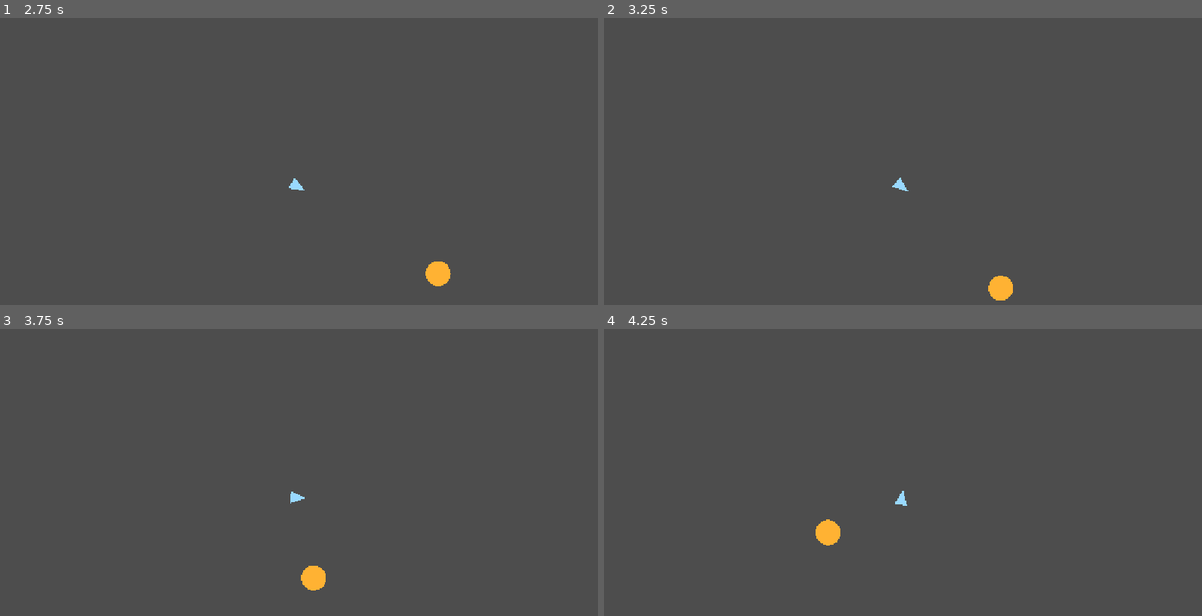
Above: before the commit, frames 1-4 (two rows, left to right).
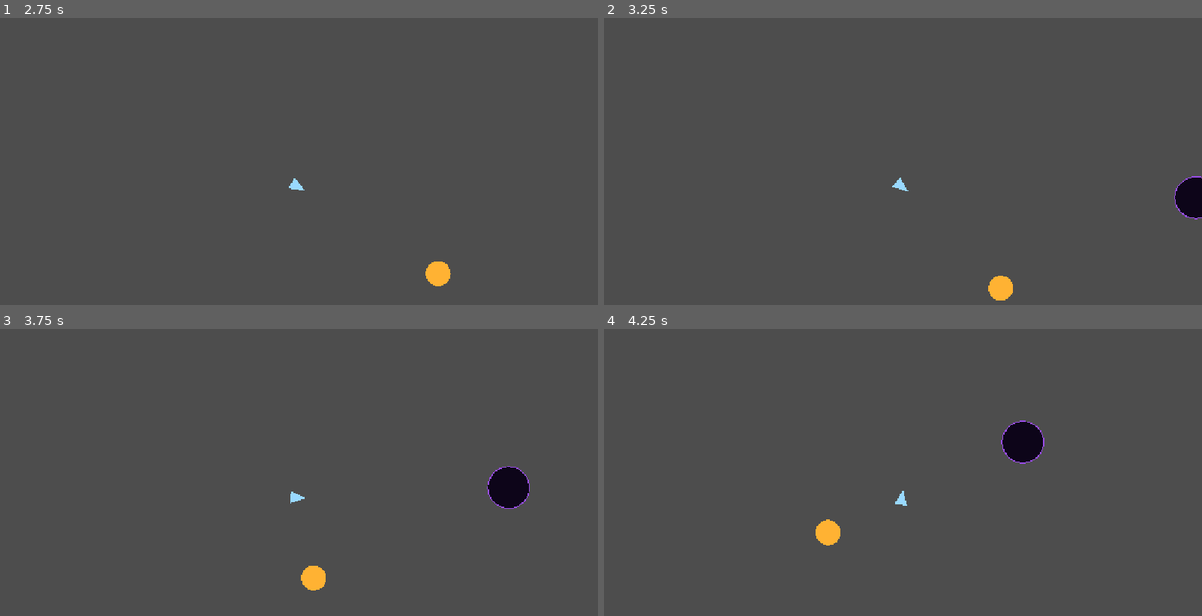
Above: after the commit, the same moments.

Repository: RJRandell79/gravity
Game: Godot game, scene res://main.tscn
The game is run twice, just before and just after one commit, with the same random seed, the same clock (stepped at 60 frames per second) and the same inputs.
Inputs:
- Up to frame 1 (2.75 s): hold Right (ui_right) 0.53-1.28 s; hold Left (ui_left) 1.28-2.03 s; hold Right (ui_right) from 2.03 s (still down)
- Up to frame 2 (3.25 s): release Right (ui_right) at 2.78 s; hold Up (ui_up) from 2.78 s (still down)
- Up to frame 3 (3.75 s): release Up (ui_up) at 3.53 s; hold Left (ui_left) from 3.53 s (still down)
- Up to frame 4 (4.25 s): keep holding Left (ui_left)

Frame 1 is identical in both runs. In frame 2, 0.6% of the frame differs, in the area x 95-100%, y 55-71%; in frame 3, 0.8%; in frame 4, 0.8%, in the area x 66-74%, y 31-47%.

Commit message:
Black hole entity and jump trigger (#4)
Adds BlackHole (Area2D) with an exported trigger_radius driving its
CollisionShape2D, and a destination point it teleports any entering
body to. Emits a distinct jump_triggered(body) signal on overlap
before teleporting -- no time cost wired up yet (that's #5). Placed
one static instance in main.tscn at a fixed point away from the ship
and gravity source, with its own fixed destination elsewhere in the
scene.

Verified against the issue's "done when" list via a headless run
(temporary test script, not committed): instantiated ship + black
hole directly, forced the ship into the trigger radius, and confirmed
jump_triggered fired exactly once and the ship's position became the
exact destination. Also re-confirmed the project still exports
cleanly to Web with the new scene wired in.

Closes #4

Co-Authored-By: Claude Sonnet 5 <noreply@anthropic.com>

Diff:
--- /dev/null
+++ b/black_hole.gd
@@ -0,0 +1,23 @@
+extends Area2D
+
+## Static black hole. A body entering trigger_radius fires jump_triggered
+## and is teleported to destination. No time cost yet (see #5).
+
+signal jump_triggered(body: Node2D)
+
+@export var trigger_radius: float = 40.0
+@export var destination: Vector2 = Vector2.ZERO
+
+@onready var collision_shape: CollisionShape2D = $CollisionShape2D
+
+func _ready() -> void:
+	(collision_shape.shape as CircleShape2D).radius = trigger_radius
+	body_entered.connect(_on_body_entered)
+
+func _on_body_entered(body: Node2D) -> void:
+	jump_triggered.emit(body)
+	body.global_position = destination
+
+func _draw() -> void:
+	draw_circle(Vector2.ZERO, trigger_radius, Color(0.05, 0.02, 0.1))
+	draw_arc(Vector2.ZERO, trigger_radius, 0.0, TAU, 48, Color(0.6, 0.3, 0.9), 2.0)
--- /dev/null
+++ b/black_hole.tscn
@@ -0,0 +1,12 @@
+[gd_scene load_steps=3 format=3]
+
+[ext_resource type="Script" path="res://black_hole.gd" id="1"]
+
+[sub_resource type="CircleShape2D" id="CircleShape2D_black_hole"]
+radius = 40.0
+
+[node name="BlackHole" type="Area2D"]
+script = ExtResource("1")
+
+[node name="CollisionShape2D" type="CollisionShape2D" parent="."]
+shape = SubResource("CircleShape2D_black_hole")
--- a/main.tscn
+++ b/main.tscn
@@ -1,13 +1,18 @@
-[gd_scene load_steps=3 format=3 uid="uid://b1aping57fd8k"]
+[gd_scene load_steps=4 format=3 uid="uid://b1aping57fd8k"]
 
 [ext_resource type="PackedScene" path="res://ship.tscn" id="1"]
 [ext_resource type="PackedScene" path="res://gravity_source.tscn" id="2"]
+[ext_resource type="PackedScene" path="res://black_hole.tscn" id="3"]
 
 [node name="Node2D" type="Node2D"]
 
 [node name="GravitySource" parent="." instance=ExtResource("2")]
 position = Vector2(576, 324)
 
+[node name="BlackHole" parent="." instance=ExtResource("3")]
+position = Vector2(950, 150)
+destination = Vector2(150, 550)
+
 [node name="Ship" parent="." instance=ExtResource("1")]
 position = Vector2(200, 500)
 velocity = Vector2(0, -120)
Not shown, added: black_hole.gd.uid
